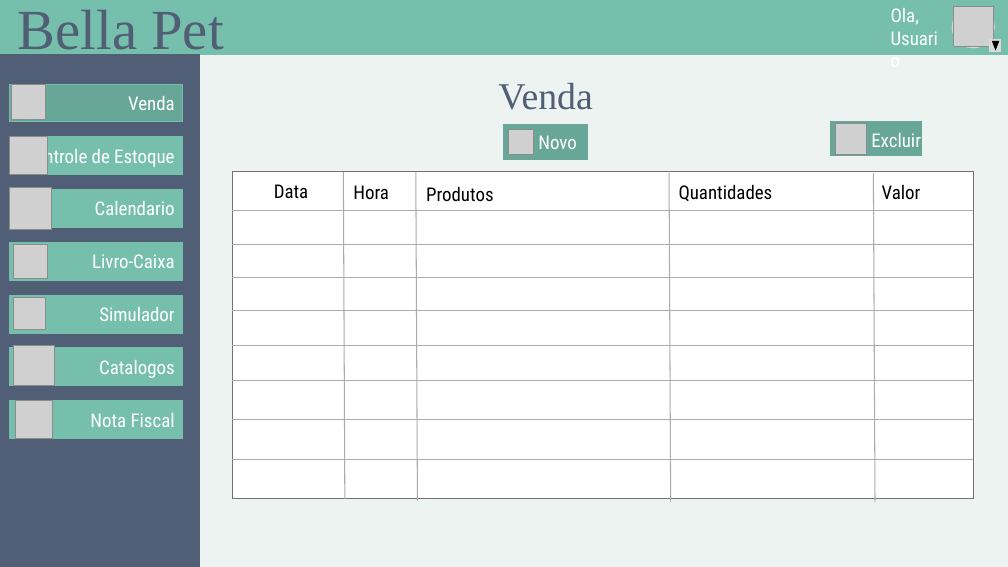
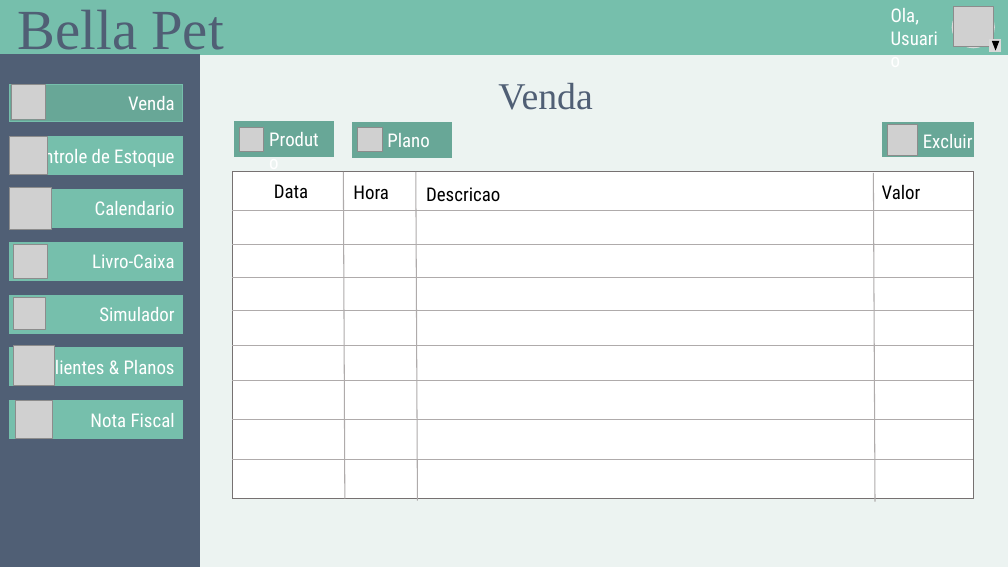
Before and after one commit to GustavoSantiago113/Administration-Help-Tool, a slide deck: slide 2 of Design.pptx. Drawn at 1008x567 pixels with LibreOffice and Linux fonts; fonts in the diff are those of the drawing; grey boxes stand for pictures. Boxes give left, top, right and bottom in pixels: in the first picture for what was removed or moved away, otherwise in the second. Text is boxed around its words. In the diff, an @@ line names an element or a change of style, - is before the commit and + after.

```diff
--- a/Design.pptx
+++ b/Design.pptx
@@ rectangle: place and size @@
-rectangle at (504,125,588,160)
+rectangle at (235,122,334,157)
@@ picture: place and size @@
-picture at (509,130,533,154)
+picture at (240,127,264,151)
@@ text added at (262,124,333,154), 18 pt, text #FFFFFF @@
+Produto
@@ rectangle added at (353,123,452,157), fill #68A797, outline #68A797 1 pt @@
@@ picture added at (358,128,382,152) @@
@@ text added at (387,133,429,147), 18 pt, text #FFFFFF @@
+Plano
@@ text removed at (538,135,576,149) @@
-Novo
@@ 1 picture, 1 text, 1 rectangle: place and size @@
-1 picture, 1 text, 1 rectangle at (831,121,922,156)
+1 picture, 1 text, 1 rectangle at (882,122,973,157)
@@ line removed from (669, 173) to (671, 502) @@
@@ text at (426,187,500,202): text changed @@
-Produtos
+Descricao
@@ text removed at (679,184,773,201) @@
-Quantidades
@@ text in rectangle at (44,357,175,380): text changed @@
-Catalogos
+Clientes & Planos
```
Also in this commit, not shown: 4 other slides changed, 10 slides added, 7 other files.
